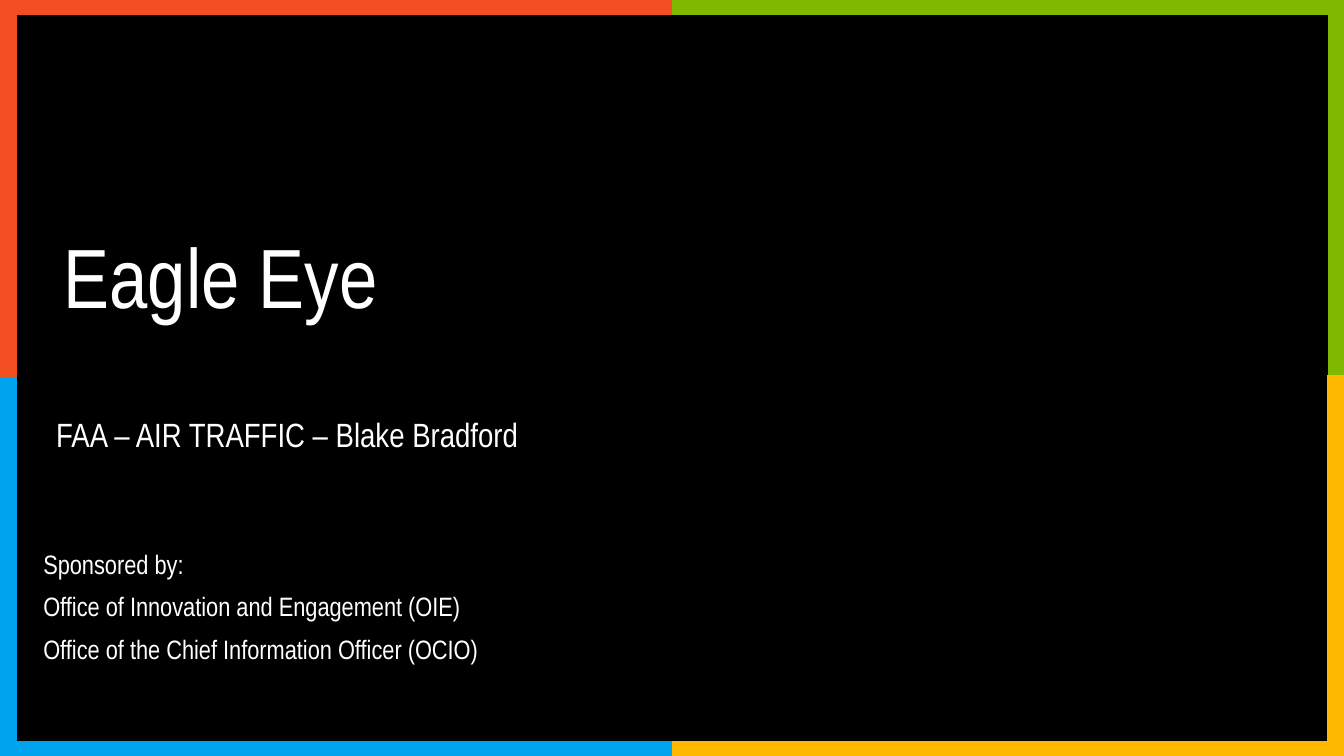
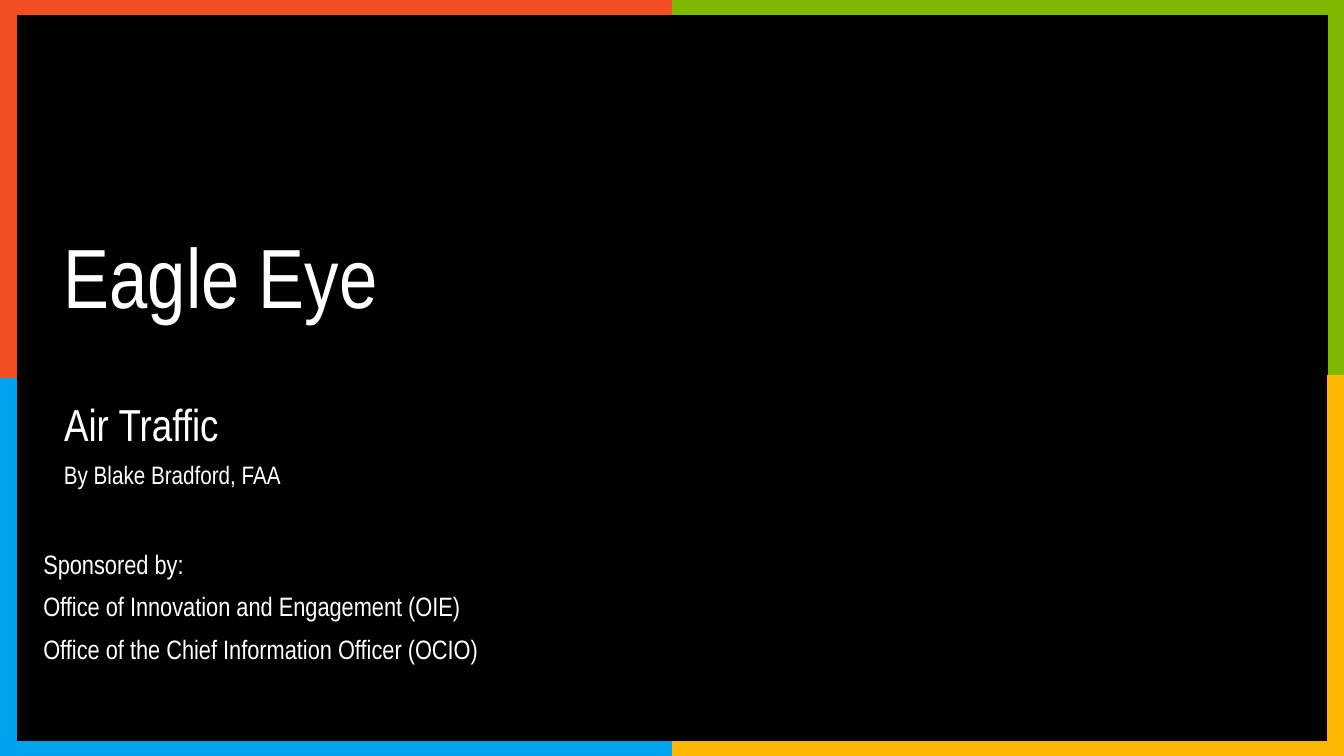
Before and after one commit to blakeZTL/DOT-PowerPlatformDay, a slide deck: slide 1 of Eagle Eye Presentation.pptx. Drawn at 1344x756 pixels with LibreOffice and Linux fonts; fonts in the diff are those of the drawing; background and template pictures are left out. Boxes give left, top, right and bottom in pixels: in the first picture for what was removed or moved away, otherwise in the second. Text is boxed around its words. In the diff, an @@ line names an element or a change of style, - is before the commit and + after.

```diff
--- a/Eagle Eye Presentation.pptx
+++ b/Eagle Eye Presentation.pptx
@@ subtitle at bbox=[64, 408, 219, 442]: text changed; size 24 to 32 pt @@
-FAA – AIR TRAFFIC – Blake Bradford
+Air Traffic
@@ text added at bbox=[64, 465, 281, 490], 18 pt, text #FFFFFF @@
+By Blake Bradford, FAA
```
Also in this commit, not shown: 8 other slides changed, 1 slide removed.
